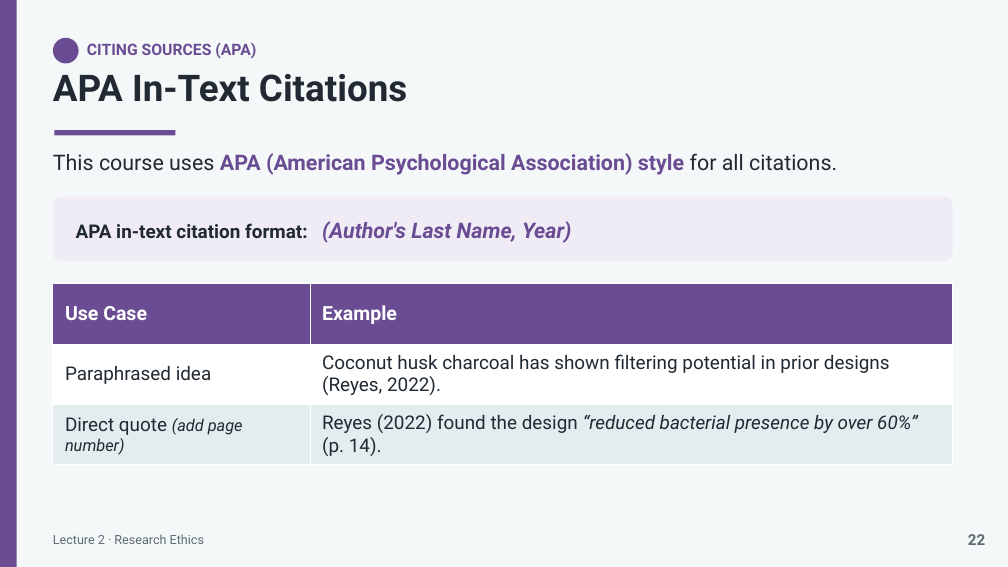
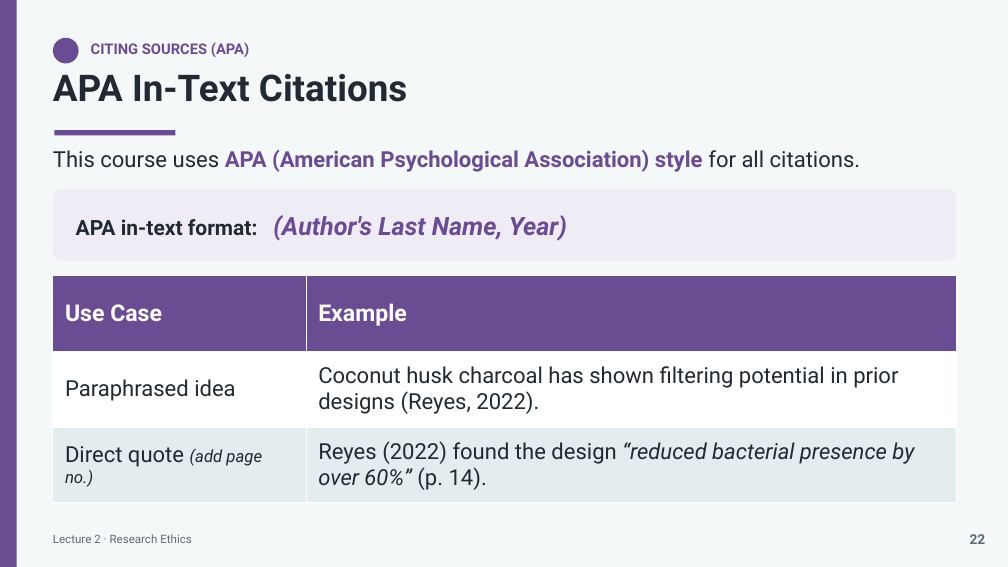
Before and after one commit to lestojas/physics, a slide deck: slide 24 of Lecture2-Research-Ethics.pptx. Drawn at 1008x567 pixels with LibreOffice and Linux fonts; fonts in the diff are those of the drawing. Boxes give left, top, right and bottom in pixels: in the first picture for what was removed or moved away, otherwise in the second. Text is boxed around its words. In the diff, an @@ line names an element or a change of style, - is before the commit and + after.

```diff
--- a/Lecture2-Research-Ethics.pptx
+++ b/Lecture2-Research-Ethics.pptx
@@ text "CITING SOURCES (APA)" at [91,43,249,57]: size 15 to 14 pt @@
@@ text "This course uses APA (American ..." at [53,150,861,172]: size 20.4 to 21 pt @@
@@ rounded rectangle: place and size @@
-rounded rectangle at [53,197,953,261]
+rounded rectangle at [53,189,957,261]
@@ text at [76,215,567,241]: text changed; size 18 to 24 pt; text colour #212A33 to #6A4C93; italic on @@
-APA in-text citation format: (Author's Last Name, Year)
+APA in-text format: (Author's Last Name, Year)
@@ table at [53,276,957,503] @@
-row 3, column 1: Direct quote (add page number)
+row 3, column 1: Direct quote (add page no.)
@@ size 18.6 to 22 pt in "Use Case", "Example" @@
@@ size 18 to 21 pt in "Paraphrased idea", "Coconut husk charcoal has shown filtering potential ...", "Reyes (2022) found the design “reduced bacterial ..." @@
@@ table: place and size @@
-table at [53,284,953,465]
+table at [53,276,957,503]
@@ text "Lecture 2 · Research Ethics" at [53,534,192,543]: size 12 to 11 pt @@
@@ text "22" at [970,534,986,544]: size 14.4 to 13 pt @@
```
Also in this commit, not shown: 29 other slides changed, 1 other file.
